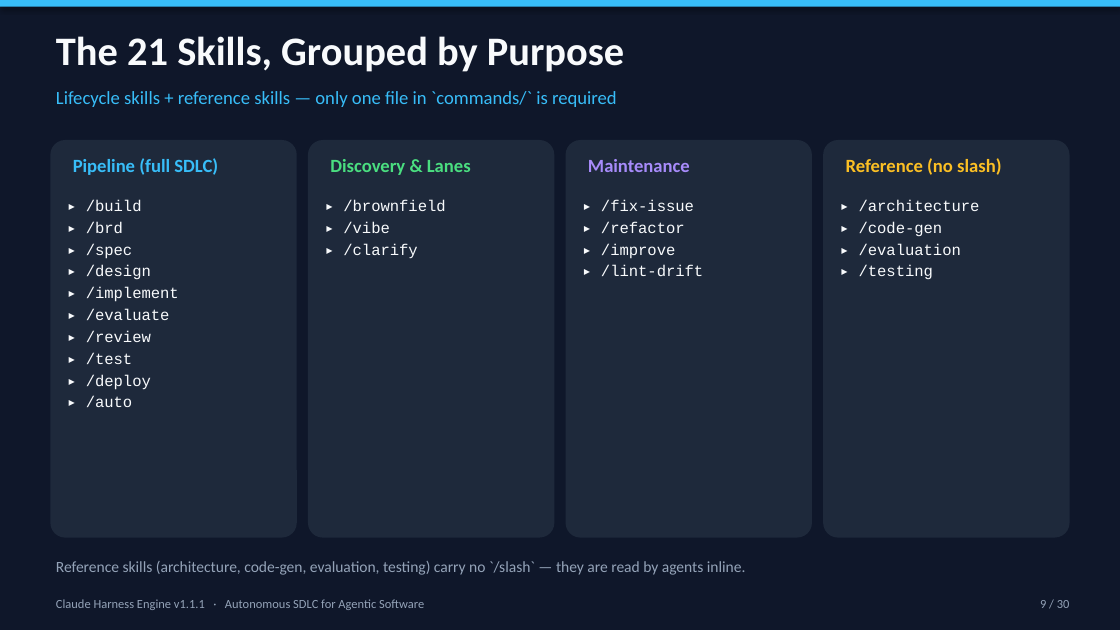
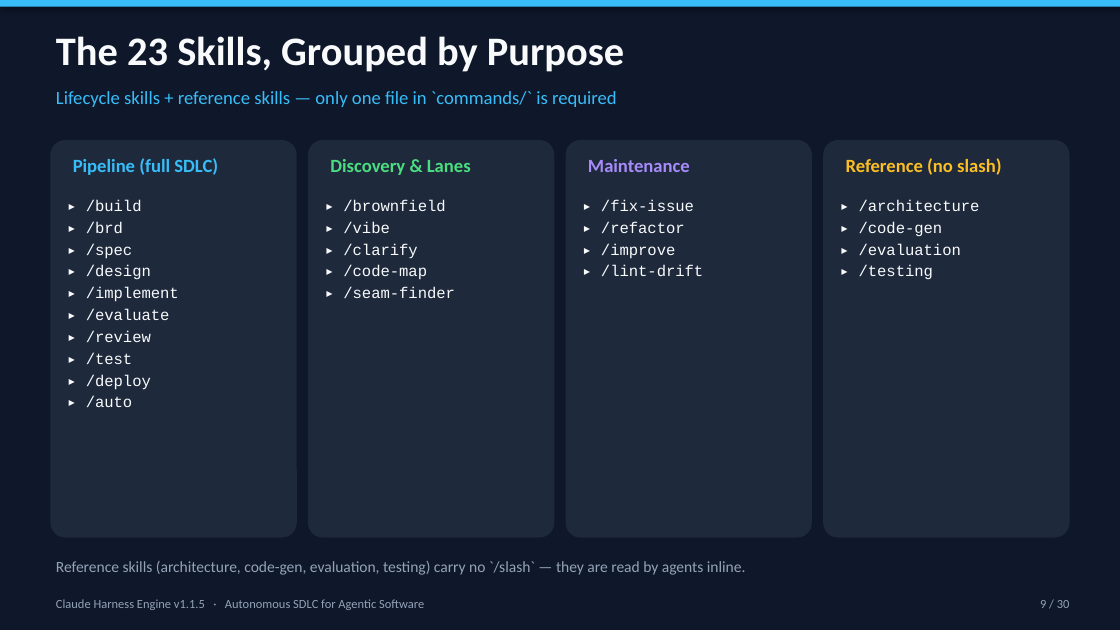
Before and after one commit to cwijayasundara/claude_harness_eng_v3, a slide deck: slide 9 of Claude_Harness_Engine_Design.pptx. Drawn at 1120x630 pixels with LibreOffice and Linux fonts; fonts in the diff are those of the drawing. Boxes give left, top, right and bottom in pixels: in the first picture for what was removed or moved away, otherwise in the second. Text is boxed around its words. In the diff, an @@ line names an element or a change of style, - is before the commit and + after.

```diff
--- a/Claude_Harness_Engine_Design.pptx
+++ b/Claude_Harness_Engine_Design.pptx
@@ text at (56, 36, 624, 72): text changed @@
-The 21 Skills, Grouped by Purpose
+The 23 Skills, Grouped by Purpose
@@ text at (343, 265, 455, 298): paragraphs added @@
+▸ /code-map
+▸ /seam-finder
@@ text at (56, 599, 424, 610): text changed @@
-Claude Harness Engine v1.1.1 · Autonomous SDLC for Agentic Software
+Claude Harness Engine v1.1.5 · Autonomous SDLC for Agentic Software
```
Also in this commit, not shown: 29 other slides changed, 16 other files.
